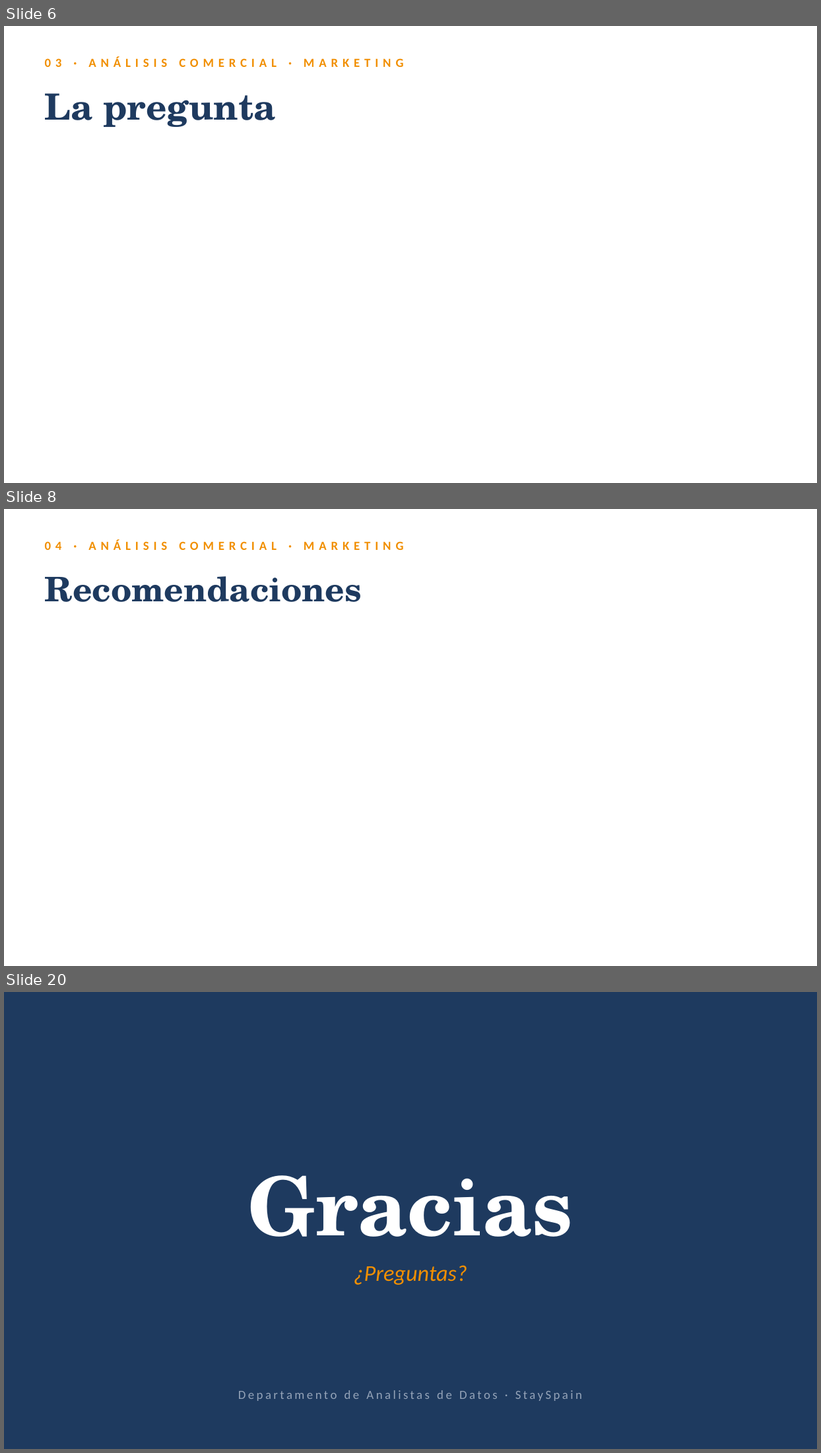
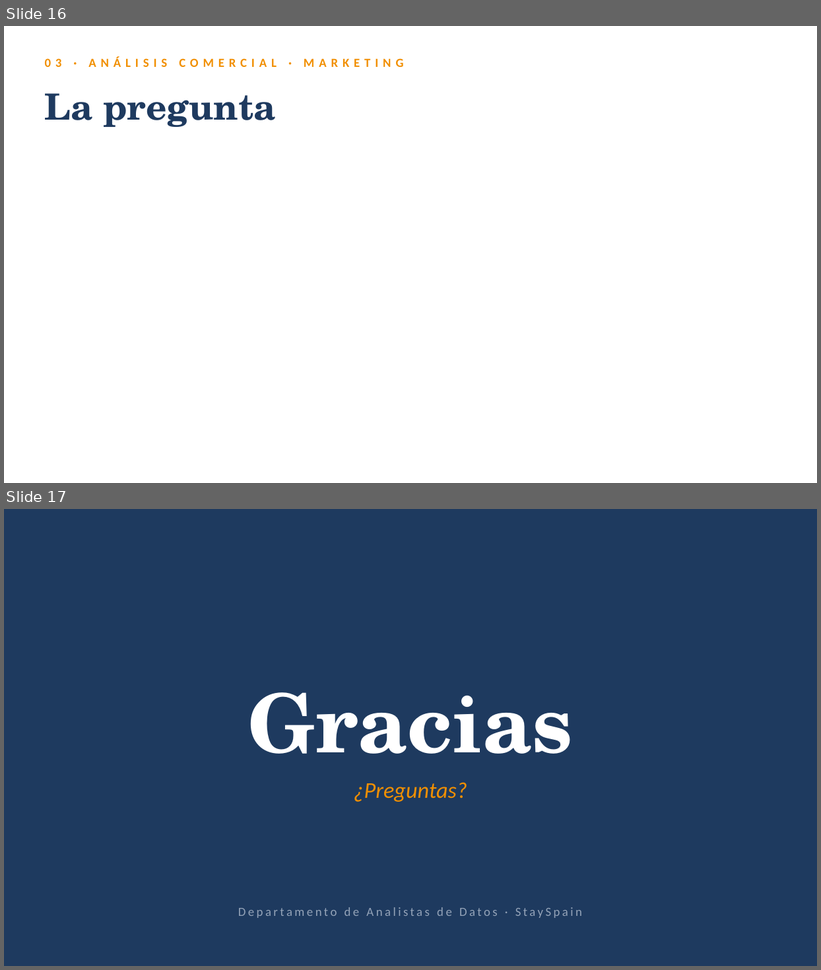
Before and after one commit to ITACADEMYprojectes/ProjecteData, a slide deck: Equip_29/Results/2026_06_01_StaySpain_Presentacion.pptx. Shown one above the other, each under a label of ours: slides 6, 8 and 20 before the commit, slides 16 and 17 after it; the slides between them are not shown. The pictures are 821x1453 and 821x970 pixels, drawn with LibreOffice and Linux fonts; fonts in the diff are those of the drawing. Boxes give left, top, right and bottom in pixels: in the first picture for what was removed or moved away, otherwise in the second. Text is boxed around its words. In the diff, an @@ line names an element or a change of style, - is before the commit and + after.

```diff
--- a/Equip_29/Results/2026_06_01_StaySpain_Presentacion.pptx
+++ b/Equip_29/Results/2026_06_01_StaySpain_Presentacion.pptx
@@ slide 8 removed at [4,509,817,966], background #FFFFFF @@
@@ text removed at [45,540,404,550] @@
-04 · ANÁLISIS COMERCIAL · MARKETING
@@ text removed at [45,576,362,602] @@
-Recomendaciones
@@ what was slide 6 is now slide 16 @@
@@ what was slide 20 is now slide 17 @@
```
Also in this commit, not shown: 1 slide changed, 1 slide added, 3 other slides removed.
